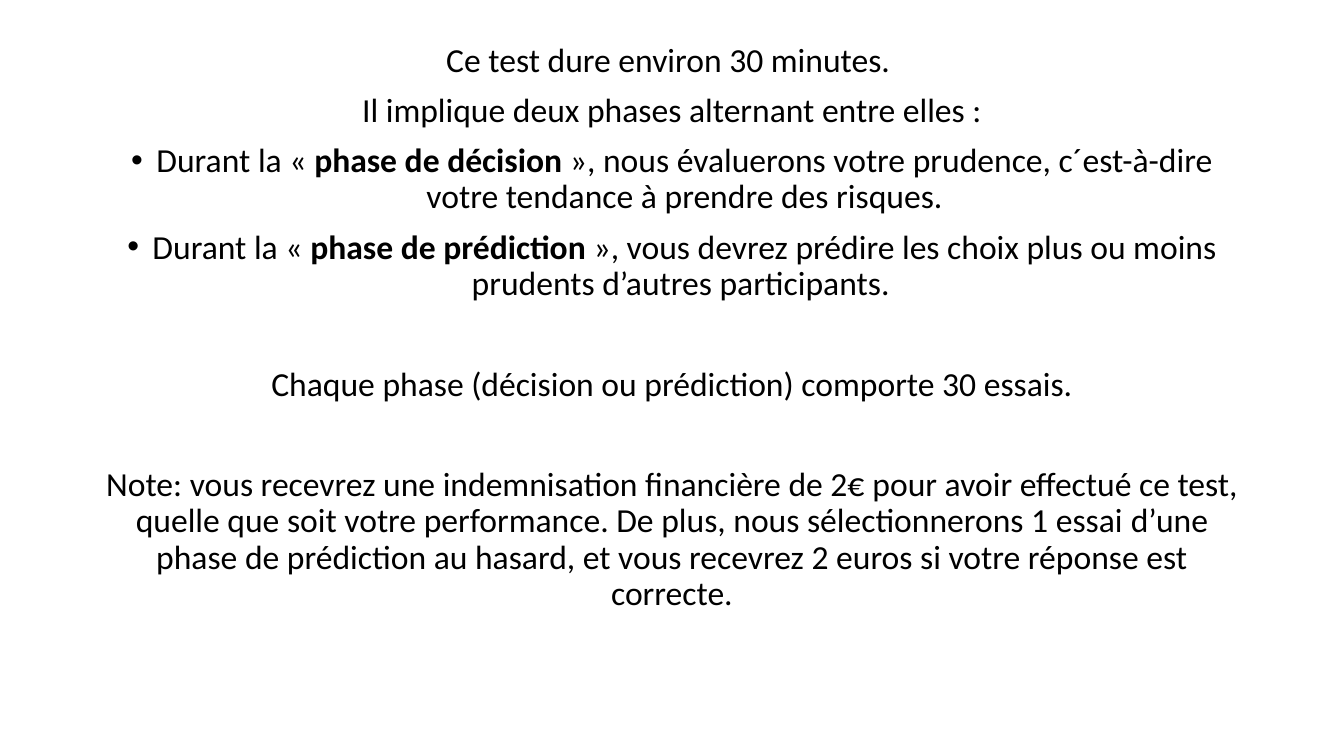
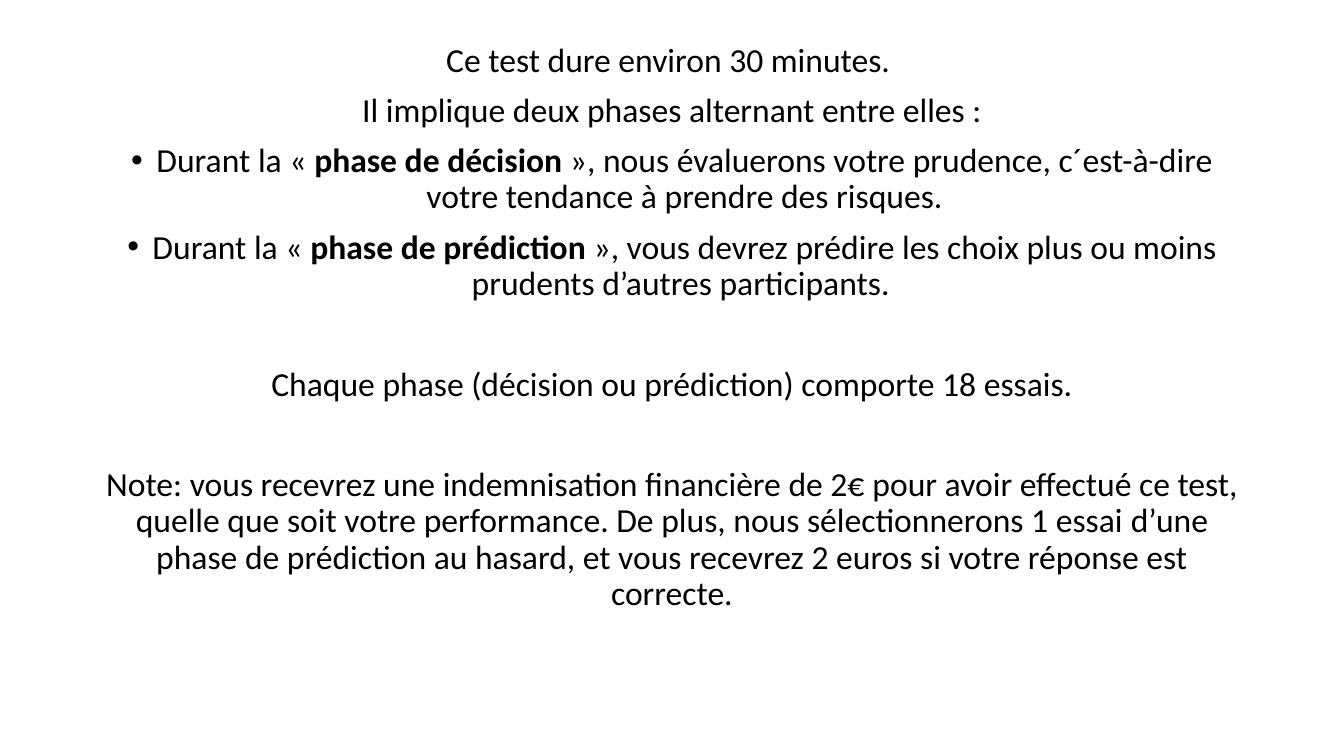
Before and after one commit to MBB-team/Online_Testing, a slide deck: slide 2 of src/mod_DPD_task/stimuli/instructions/instructionsDPD.pptx. Drawn at 1344x756 pixels with LibreOffice and Linux fonts; fonts in the diff are those of the drawing. Boxes give left, top, right and bottom in pixels: in the first picture for what was removed or moved away, otherwise in the second. Text is boxed around its words. In the diff, an @@ line names an element or a change of style, - is before the commit and + after.

```diff
--- a/src/mod_DPD_task/stimuli/instructions/instructionsDPD.pptx
+++ b/src/mod_DPD_task/stimuli/instructions/instructionsDPD.pptx
@@ text at (271, 371, 1072, 402): text changed @@
-Chaque phase (décision ou prédiction) comporte 30 essais.
+Chaque phase (décision ou prédiction) comporte 18 essais.
```
Also in this commit, not shown: 2 other slides changed, 7 other files.
